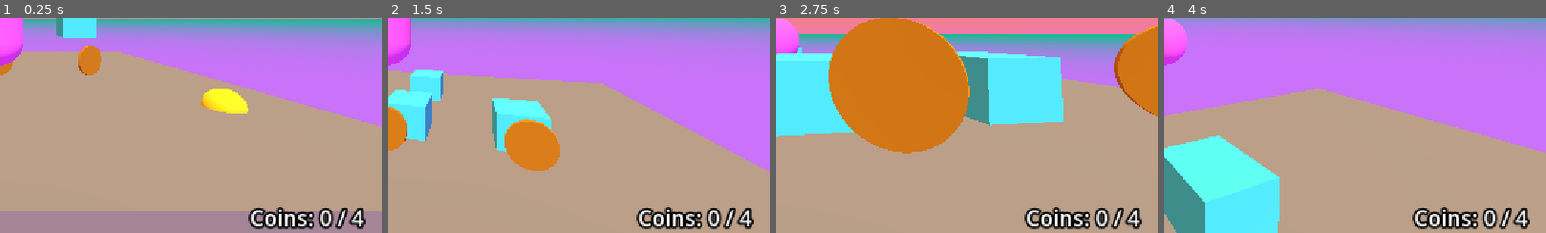
Above: before the commit, frames 1-4 (left to right).
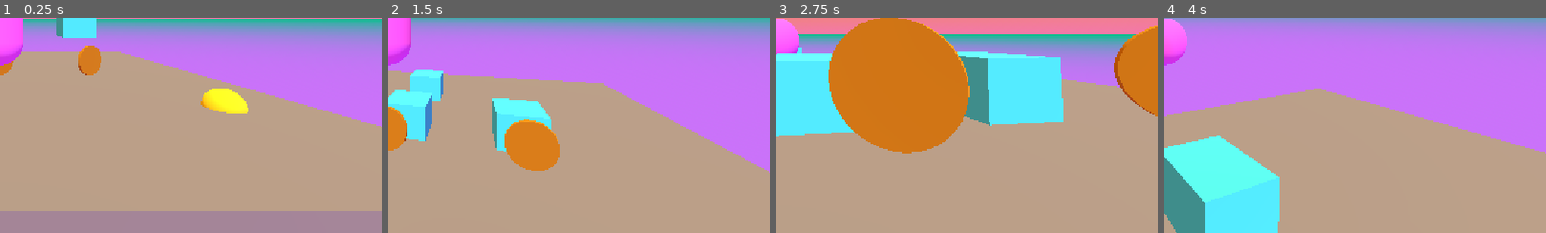
Above: after the commit, the same moments.

Repository: 17Dodecahedrons/Spieleentwicklungskurs
Game: Godot game, scene res://szenen/level_1.tscn
Two runs of this game, one before a commit and one after it. Both use one fixed random seed, a clock stepped at 60 frames per second and the inputs below.
Inputs (mouse positions are % of the whole screen's width and height, from its top left):
- Up to frame 1 (0.25 s): no input
- Up to frame 2 (1.5 s): move the mouse to (55, 50) at 0.52 s; hold Ctrl (crouch) 0.53-1.28 s; hold W (forward) from 0.53 s (still down); tap Space (jump) at 0.77 s; move the mouse to (45, 50) at 1.27 s; tap Shift (sprint) at 1.35 s
- Up to frame 3 (2.75 s): keep holding W (forward); tap Space (jump) at 1.52 s; move the mouse to (52, 48) at 2.02 s; hold Ctrl (crouch) from 2.03 s (still down)
- Up to frame 4 (4 s): keep holding W (forward); move the mouse to (49, 52) at 2.77 s; release Ctrl (crouch) at 2.78 s; tap Shift (sprint) at 2.85 s; tap Space (jump) at 3.02, 3.77 s; move the mouse to (57, 51) at 3.52 s; hold Ctrl (crouch) from 3.53 s (still down)
The pictures show only the part of the screen within x 50-100%, y 50-100%; the shares and areas given below are measured in that part.

The runs differ from the first frame. In frame 1, 2.2% of the frame differs, in the area x 65-96%, y 88-99%; in frame 2, 2.3%; in frame 3, 2.3%; in frame 4, 2.3%.

Commit message:
updated coin logic

Diff:
--- a/skripte/game_manager.gd
+++ b/skripte/game_manager.gd
@@ -2,7 +2,6 @@
 
 @onready var defeat_screen = $CanvasLayerDefeat
 @onready var win_screen = $CanvasLayerDefeat/CanvasLayerWin
-@onready var hud_label = $CanvasLayerHUD/Label
 @onready var death_barrier = get_tree().current_scene.find_child("DeathBarrier")
 @onready var coins = get_tree().current_scene.find_child("Coins")
 @onready var coin_count = coins.get_child_count()
@@ -13,19 +12,14 @@
 ######################## Münzenlogik
 func _collected_coin() -> void:
 	current_coins += 1
-	_update_hud()
 	if current_coins == coin_count:
 		_trigger_win()
-
-func _update_hud() -> void:
-	hud_label.text = "Coins: " + str(current_coins) + " / " + str(coin_count)
 
 ######################## Starteinstellungen
 
 func _ready() -> void:
 	defeat_screen.hide()
 	win_screen.hide()
-	_update_hud()
 
 	# Signal
 	if death_barrier.has_signal("trigger_loss"):
--- a/szenen/game_manager.tscn
+++ b/szenen/game_manager.tscn
@@ -5,11 +5,6 @@
 [sub_resource type="LabelSettings" id="LabelSettings_g4v7s"]
 font_size = 57
 outline_size = 16
-outline_color = Color(0, 0, 0, 1)
-
-[sub_resource type="LabelSettings" id="LabelSettings_yf5fn"]
-font_size = 33
-outline_size = 14
 outline_color = Color(0, 0, 0, 1)
 
 [node name="GameManager" type="Node3D" unique_id=1728041114]
@@ -43,13 +38,3 @@
 layout_mode = 2
 text = "Du hast gewonnen"
 label_settings = SubResource("LabelSettings_g4v7s")
-
-[node name="CanvasLayerHUD" type="CanvasLayer" parent="." unique_id=1264964107]
-
-[node name="Label" type="Label" parent="CanvasLayerHUD" unique_id=895457982]
-offset_left = 953.0
-offset_top = 602.0
-offset_right = 1142.0
-offset_bottom = 648.0
-text = "Coins: 0 / 0"
-label_settings = SubResource("LabelSettings_yf5fn")
